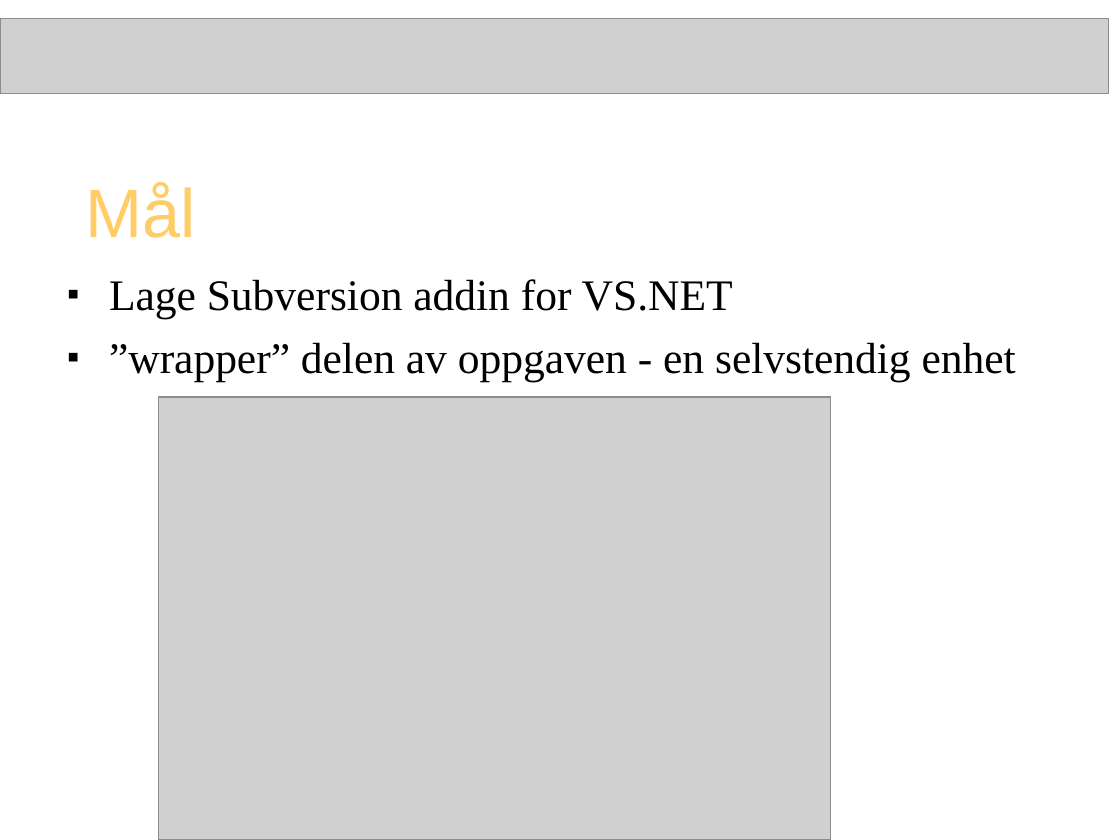
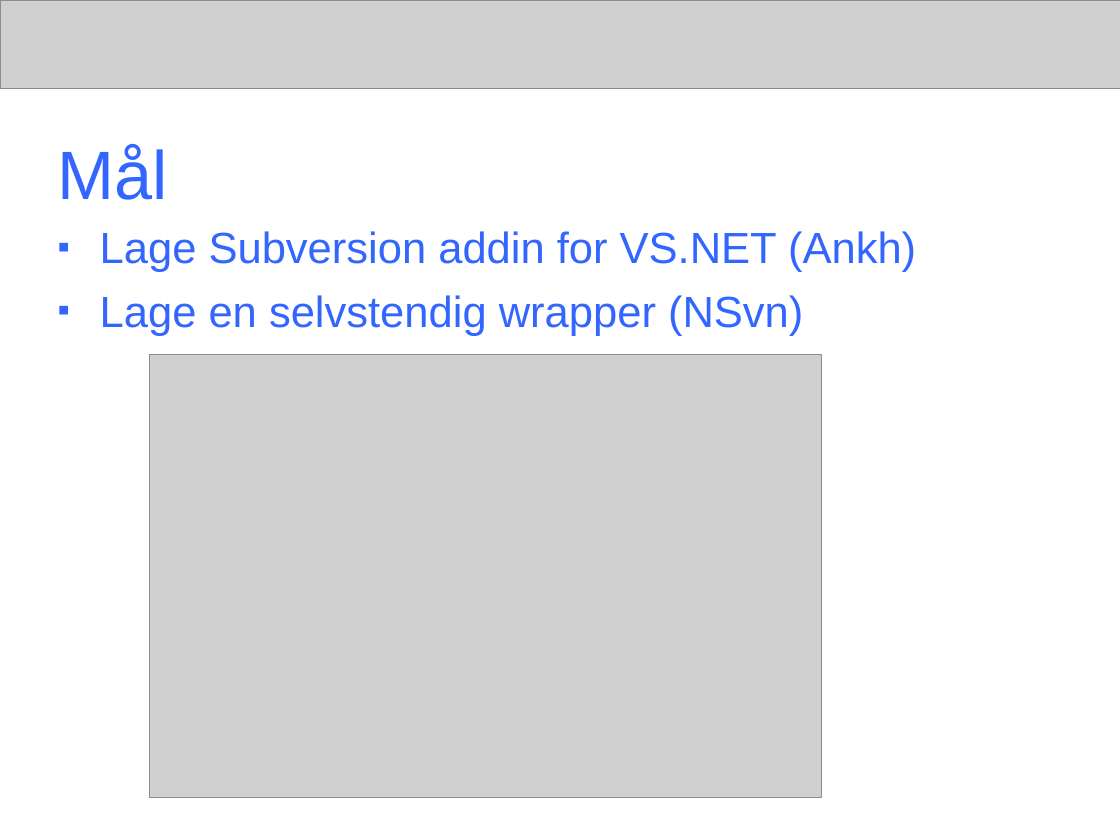
Before and after one commit to AnkhSVN/AnkhSVN, a slide deck: slide 7 of doc/powerpoint/Subversion_addin_for_VS.NET.ppt (slide 8 before the commit). Drawn at 1120x840 pixels with LibreOffice and Linux fonts; fonts in the diff are those of the drawing; grey boxes stand for pictures. Boxes give left, top, right and bottom in pixels: in the first picture for what was removed or moved away, otherwise in the second. Text is boxed around its words. In the diff, an @@ line names an element or a change of style, - is before the commit and + after.

```diff
--- a/doc/powerpoint/Subversion_addin_for_VS.NET.ppt
+++ b/doc/powerpoint/Subversion_addin_for_VS.NET.ppt
@@ picture resized from (x1=0, y1=19, x2=1109, y2=94) to (x1=0, y1=0, x2=1120, y2=88) @@
@@ title "Mål" moved from (x1=86, y1=182, x2=196, y2=238) to (x1=58, y1=145, x2=168, y2=200) @@
@@ title "Mål" at (x1=58, y1=145, x2=168, y2=200): text colour #FFCC66 to #3366FF @@
@@ text at (x1=100, y1=231, x2=916, y2=336): text changed; font Times New Roman to Arial; text colour #000000 to #3366FF @@
-▪ Lage Subversion addin for VS.NET
-▪ ”wrapper” delen av oppgaven - en selvstendig enhet
+▪ Lage Subversion addin for VS.NET (Ankh)
+▪ Lage en selvstendig wrapper (NSvn)
@@ picture moved from (x1=159, y1=398, x2=831, y2=840) to (x1=149, y1=355, x2=821, y2=799) @@
```
Also in this commit, not shown: 12 other slides changed, 9 slides added, 7 slides removed.
